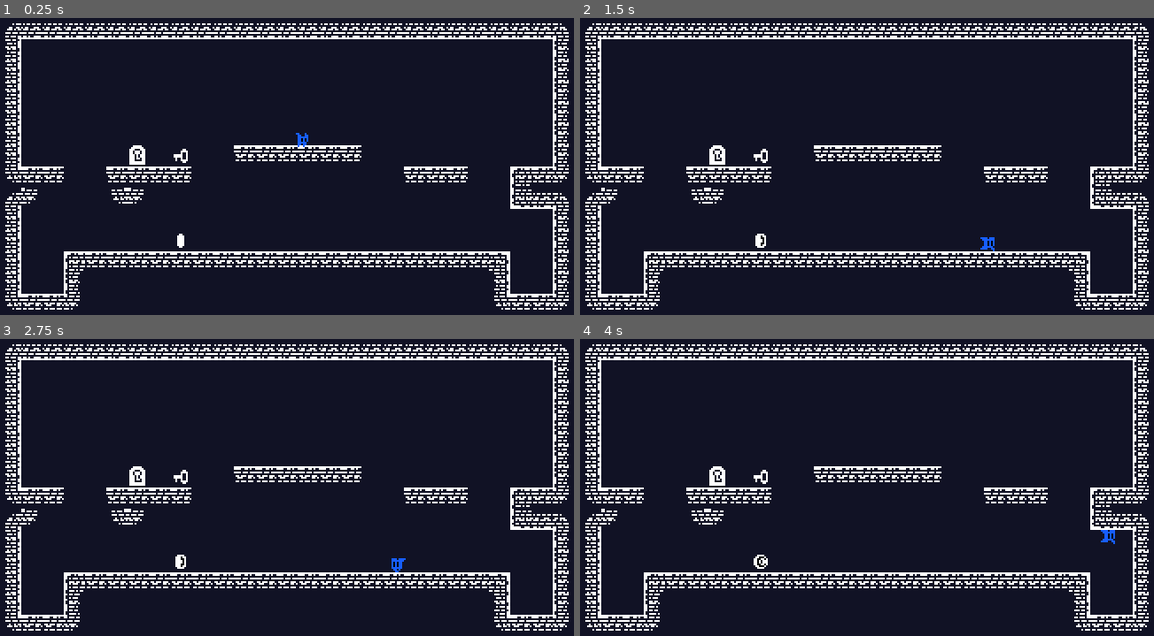
Above: before the commit, frames 1-4 (two rows, left to right).
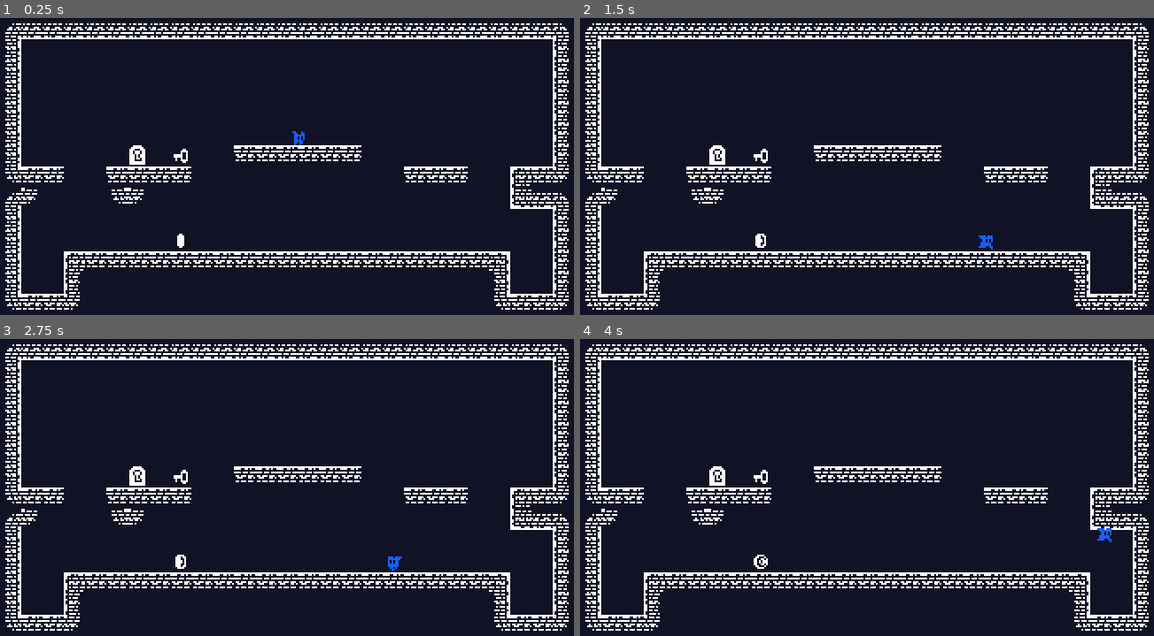
Above: after the commit, the same moments.

Repository: lcarvalhogs/godot-platformer
Game: Godot game, scene res://Game.tscn
Two runs of this game, one before a commit and one after it. Both use one fixed random seed, a clock stepped at 60 frames per second and the inputs below.
Inputs:
- Up to frame 1 (0.25 s): no input
- Up to frame 2 (1.5 s): hold Right (right) from 0.53 s (still down); tap Up (jump) at 0.77 s
- Up to frame 3 (2.75 s): tap Up (jump) at 1.52 s; release Right (right) at 2.03 s; hold Left (left) from 2.03 s (still down)
- Up to frame 4 (4 s): release Left (left) at 2.78 s; hold Right (right) from 2.78 s (still down); tap Up (jump) at 3.02, 3.77 s

The runs differ from the first frame. In frame 1, less than 0.1% of the frame differs, in the area x 50-54%, y 38-44%; in frame 2, less than 0.1%; in frame 3, less than 0.1%; in frame 4, less than 0.1%, in the area x 90-94%, y 63-70%.

Commit message:
Fixes player offset when spawning.

Diff:
--- a/Player.tscn
+++ b/Player.tscn
@@ -110,14 +110,14 @@
 script = ExtResource("1_5s5u7")
 
 [node name="CollisionShape2D" type="CollisionShape2D" parent="."]
-position = Vector2(0, -4)
+position = Vector2(0, -5)
 shape = SubResource("CapsuleShape2D_oxep2")
 
 [node name="Sprite2D" type="Sprite2D" parent="."]
 scale = Vector2(0.8, 0.8)
 texture = ExtResource("1_ys0yk")
 centered = false
-offset = Vector2(-6, -10)
+offset = Vector2(-6, -12)
 hframes = 8
 vframes = 6
 frame = 3
